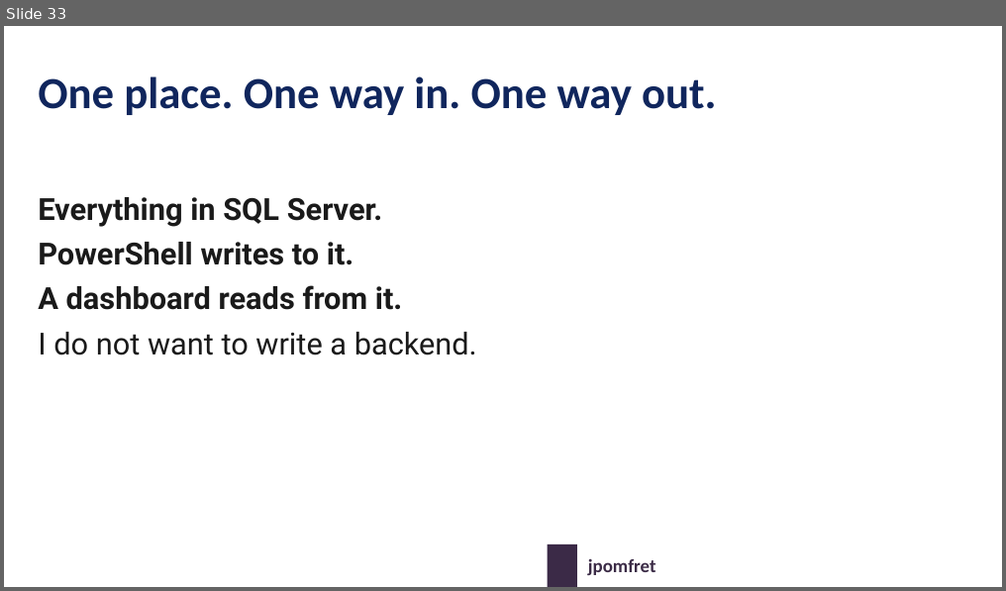
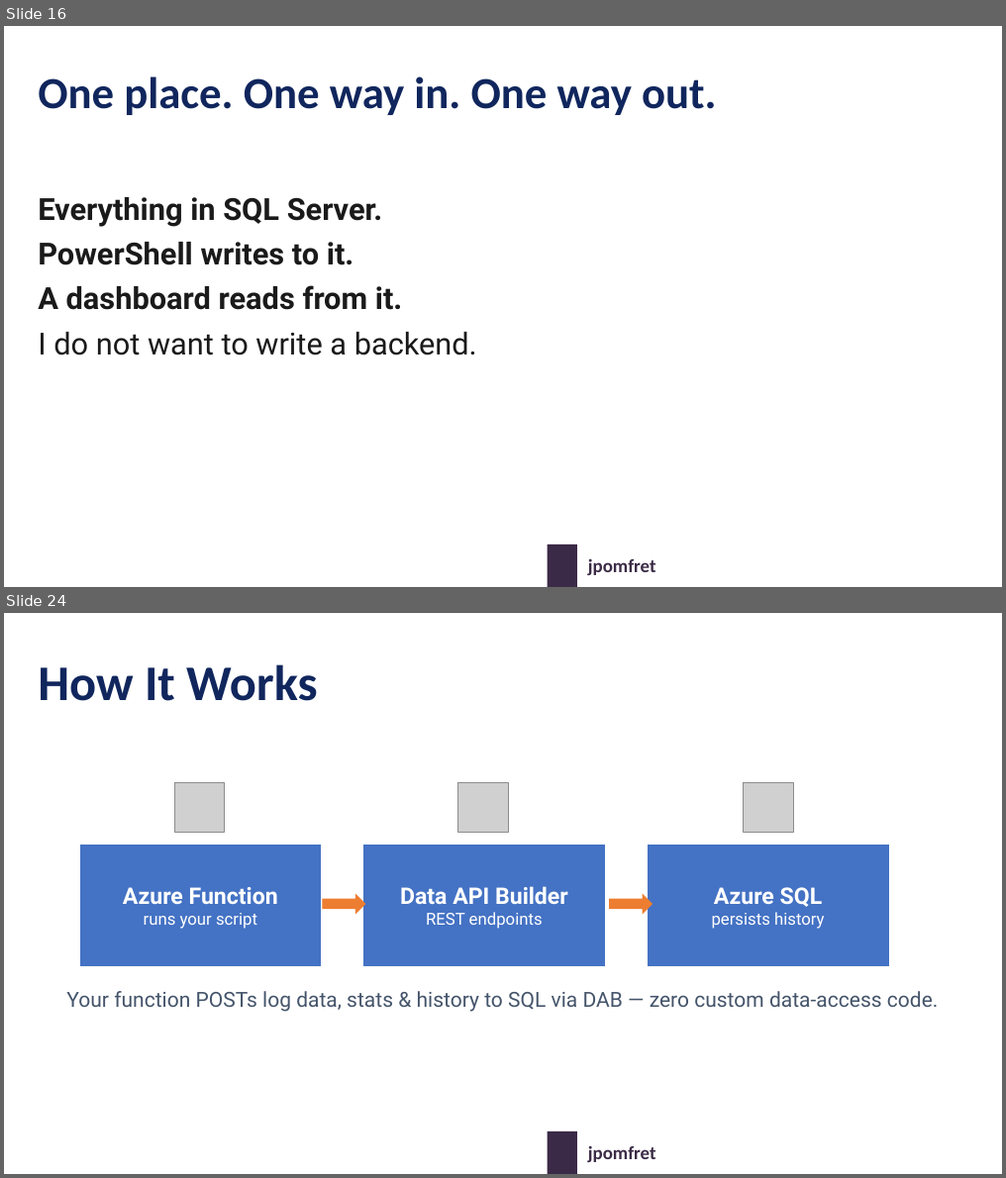
Before and after one commit to jpomfret/dab-presentation, a slide deck: Pomfret-dab-psconf-v2-updated.pptx. Shown one above the other, each under a label of ours: slide 33 before the commit, slides 16 and 24 after it; the slides between them are not shown. The pictures are 1006x591 and 1006x1178 pixels, drawn with LibreOffice and Linux fonts; fonts in the diff are those of the drawing; grey boxes stand for pictures; background and template pictures are left out. Boxes give left, top, right and bottom in pixels: in the first picture for what was removed or moved away, otherwise in the second. Text is boxed around its words. In the diff, an @@ line names an element or a change of style, - is before the commit and + after.

```diff
--- a/Pomfret-dab-psconf-v2-updated.pptx
+++ b/Pomfret-dab-psconf-v2-updated.pptx
@@ slide 24 added at (x1=4, y1=613, x2=1002, y2=1174), background picture (left out); not listed: 2 template elements that a slide beside it also shows @@
@@ text added at (x1=38, y1=664, x2=317, y2=701), 48 pt, text #10265D, bold @@
+How It Works
@@ picture added at (x1=174, y1=782, x2=225, y2=833) @@
@@ picture added at (x1=458, y1=782, x2=509, y2=833) @@
@@ picture added at (x1=744, y1=782, x2=794, y2=833) @@
@@ rectangle added at (x1=80, y1=845, x2=321, y2=964), fill #4472C4, outline #4472C4 0.5 pt, 16 pt, text #FFFFFF @@
+Azure Function
+runs your script
@@ rectangle added at (x1=364, y1=845, x2=604, y2=964), fill #4472C4, outline #4472C4 0.5 pt, 22 pt, text #FFFFFF, bold @@
+Data API Builder
+REST endpoints
@@ rectangle added at (x1=648, y1=845, x2=888, y2=964), fill #4472C4, outline #4472C4 0.5 pt, 16 pt, text #FFFFFF @@
+Azure SQL
+persists history
@@ right arrow added at (x1=322, y1=894, x2=365, y2=915), fill #ED7D31 @@
@@ right arrow added at (x1=609, y1=894, x2=652, y2=915), fill #ED7D31 @@
@@ text added at (x1=66, y1=991, x2=939, y2=1012), 20 pt, text #44546A @@
+Your function POSTs log data, stats & history to SQL via DAB — zero custom data-access code.
@@ what was slide 33 is now slide 16 @@
```
Also in this commit, not shown: 9 slides changed, 8 other slides added, 8 slides removed, 2 other files.
